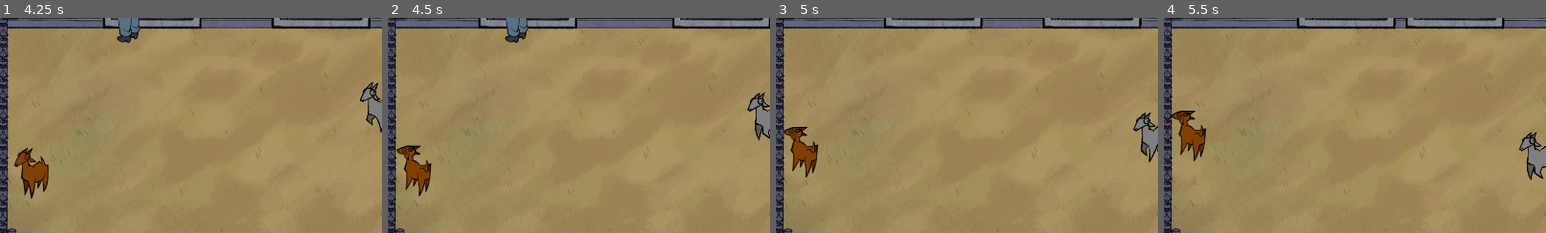
Above: before the commit, frames 1-4 (left to right).
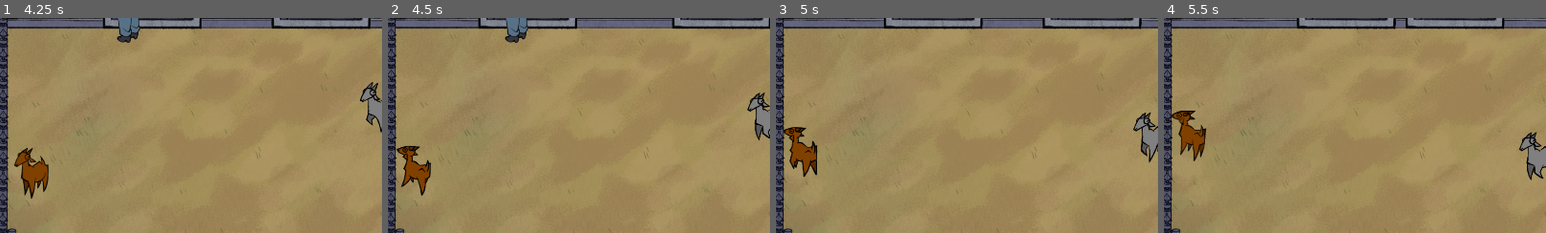
Above: after the commit, the same moments.

Repository: jadicodes/goat-game
Game: Godot game, scene res://farm/farm.tscn
Two runs of this game, one before a commit and one after it. Both use one fixed random seed, a clock stepped at 60 frames per second and the inputs below.
Inputs (mouse positions are % of the whole screen's width and height, from its top left):
- Up to frame 1 (4.25 s): tap Enter at 0.5 s; move the mouse to (45, 70) at 0.52 s; hold W (move_up) 0.53-1.25 s; hold E (interact) 0.53-1.25 s; click (45, 70) at 0.67 s; drag from (80, 65) to (50, 20) at 1.27 s; tap Space at 2 s; move the mouse to (20, 35) at 2.02 s; hold A (move_left) 2.03-2.75 s; tap Alt at 2.1 s; drag from (55, 50) to (23, 66) at 2.77 s; move the mouse to (35, 25) at 3.52 s; hold S (move_down) from 3.53 s (still down); hold E (interact) from 3.53 s (still down)
- Up to frame 2 (4.5 s): release S (move_down) at 4.25 s; release E (interact) at 4.25 s; drag from (72, 45) to (35, 25) at 4.27 s
- Up to frame 3 (5 s): no input
- Up to frame 4 (5.5 s): move the mouse to (30, 55) at 5.02 s; hold W (move_up) from 5.03 s (still down); tap Alt at 5.1 s; click (30, 55) at 5.17 s
The pictures show only the part of the screen within x 19-69%, y 30-80%; the shares and areas given below are measured in that part.

Frame 1 is identical in both runs. In frame 2, 0.6% of the frame differs, in the area x 2-12%, y 59-83%; in frame 3, 0.7%, in the area x 2-11%, y 50-75%; in frame 4, nothing differs.

Commit message:
Implement goat back walk cycle

Diff:
--- a/project/barn/barn.tscn
+++ b/project/barn/barn.tscn
@@ -73,6 +73,21 @@
 "values": [Color(1, 1, 1, 1)]
 }
 
+[sub_resource type="Animation" id="Animation_1sw7u"]
+resource_name = "barn_power"
+tracks/0/type = "value"
+tracks/0/imported = false
+tracks/0/enabled = true
+tracks/0/path = NodePath(".:modulate")
+tracks/0/interp = 1
+tracks/0/loop_wrap = true
+tracks/0/keys = {
+"times": PackedFloat32Array(0, 1),
+"transitions": PackedFloat32Array(1, 1),
+"update": 0,
+"values": [Color(1, 1, 1, 1), Color(0.96, 0.63856, 0.5664, 1)]
+}
+
 [sub_resource type="Animation" id="Animation_a5wdv"]
 resource_name = "barn_shake"
 loop_mode = 1
@@ -148,21 +163,6 @@
 "values": [Color(1, 1, 1, 0), Color(1, 1, 1, 1)]
 }
 
-[sub_resource type="Animation" id="Animation_1sw7u"]
-resource_name = "barn_power"
-tracks/0/type = "value"
-tracks/0/imported = false
-tracks/0/enabled = true
-tracks/0/path = NodePath(".:modulate")
-tracks/0/interp = 1
-tracks/0/loop_wrap = true
-tracks/0/keys = {
-"times": PackedFloat32Array(0, 1),
-"transitions": PackedFloat32Array(1, 1),
-"update": 0,
-"values": [Color(1, 1, 1, 1), Color(0.96, 0.63856, 0.5664, 1)]
-}
-
 [sub_resource type="AnimationLibrary" id="AnimationLibrary_bhhye"]
 _data = {
 &"RESET": SubResource("Animation_bhhye"),
--- a/project/goat/goat.tscn
+++ b/project/goat/goat.tscn
@@ -1,10 +1,11 @@
-[gd_scene load_steps=27 format=3 uid="uid://cquhif3oogil8"]
+[gd_scene load_steps=33 format=3 uid="uid://cquhif3oogil8"]
 
 [ext_resource type="Script" uid="uid://cwrc72jas37aa" path="res://goat/goat.gd" id="1_rf04r"]
 [ext_resource type="Script" uid="uid://d20spc7xxot7" path="res://directional_sprite/directional_sprite.gd" id="2_d2nyf"]
 [ext_resource type="Shader" uid="uid://ctv322np0pxm0" path="res://hover_outline.gdshader" id="2_m3eqh"]
 [ext_resource type="Texture2D" uid="uid://drg48rpojyljm" path="res://goat/goat_sprite_back.png" id="4_rf04r"]
 [ext_resource type="Texture2D" uid="uid://b37k3xd0n13lf" path="res://goat/goat_sprite.png" id="4_xcji4"]
+[ext_resource type="Texture2D" uid="uid://c0w58n8ho2i8" path="res://goat/goat_walk_back_sprite_sheet.png" id="5_jg6it"]
 [ext_resource type="Script" uid="uid://dwxhny1t5uu8p" path="res://state_machine/state_machine.gd" id="5_lkuck"]
 [ext_resource type="Script" uid="uid://w3ed86w0wx8q" path="res://goat/state_machine/goat_idle_state.gd" id="6_xcji4"]
 [ext_resource type="Script" uid="uid://da6bp4lfb6i1f" path="res://goat/state_machine/goat_wander_state.gd" id="7_d2nyf"]
@@ -26,6 +27,26 @@
 shader_parameter/enabled = false
 shader_parameter/modulate_color = Color(1, 1, 1, 1)
 
+[sub_resource type="AtlasTexture" id="AtlasTexture_cwojh"]
+atlas = ExtResource("5_jg6it")
+region = Rect2(0, 0, 128, 128)
+
+[sub_resource type="AtlasTexture" id="AtlasTexture_a6xc5"]
+atlas = ExtResource("5_jg6it")
+region = Rect2(128, 0, 128, 128)
+
+[sub_resource type="AtlasTexture" id="AtlasTexture_jf751"]
+atlas = ExtResource("5_jg6it")
+region = Rect2(256, 0, 128, 128)
+
+[sub_resource type="AtlasTexture" id="AtlasTexture_mmmqp"]
+atlas = ExtResource("5_jg6it")
+region = Rect2(384, 0, 128, 128)
+
+[sub_resource type="AtlasTexture" id="AtlasTexture_q1jv1"]
+atlas = ExtResource("5_jg6it")
+region = Rect2(512, 0, 128, 128)
+
 [sub_resource type="AtlasTexture" id="AtlasTexture_jg6it"]
 atlas = ExtResource("16_m3eqh")
 region = Rect2(0, 0, 128, 128)
@@ -66,7 +87,19 @@
 }, {
 "frames": [{
 "duration": 1.0,
-"texture": ExtResource("4_rf04r")
+"texture": SubResource("AtlasTexture_cwojh")
+}, {
+"duration": 1.0,
+"texture": SubResource("AtlasTexture_a6xc5")
+}, {
+"duration": 1.0,
+"texture": SubResource("AtlasTexture_jf751")
+}, {
+"duration": 1.0,
+"texture": SubResource("AtlasTexture_mmmqp")
+}, {
+"duration": 1.0,
+"texture": SubResource("AtlasTexture_q1jv1")
 }],
 "loop": true,
 "name": &"walk_back",
@@ -126,7 +159,7 @@
 sprite_frames = SubResource("SpriteFrames_cwojh")
 animation = &"idle_front"
 autoplay = "idle_front"
-frame_progress = 0.939734
+frame_progress = 0.0501512
 offset = Vector2(-51, 49)
 script = ExtResource("2_d2nyf")
 metadata/_custom_type_script = "uid://d20spc7xxot7"
Not shown, added: project/goat/goat_walk_back_sprite_sheet.png.import
